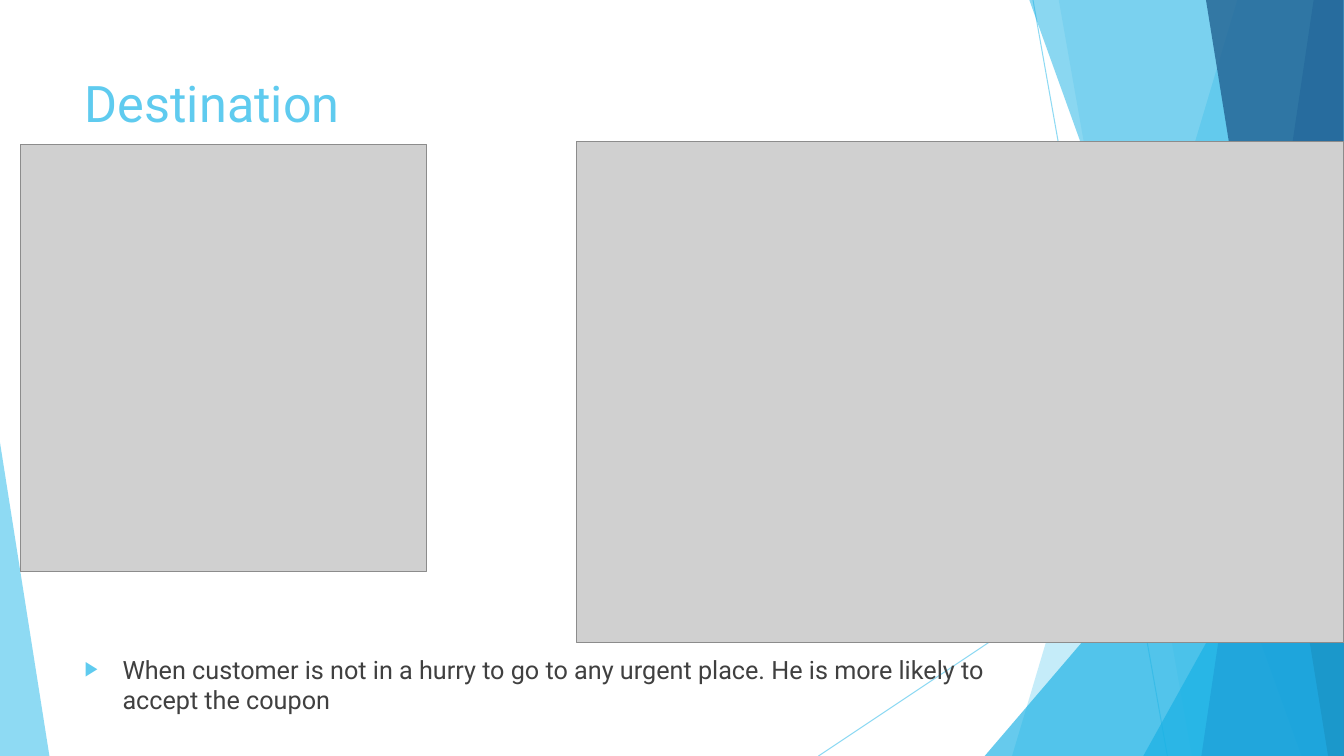
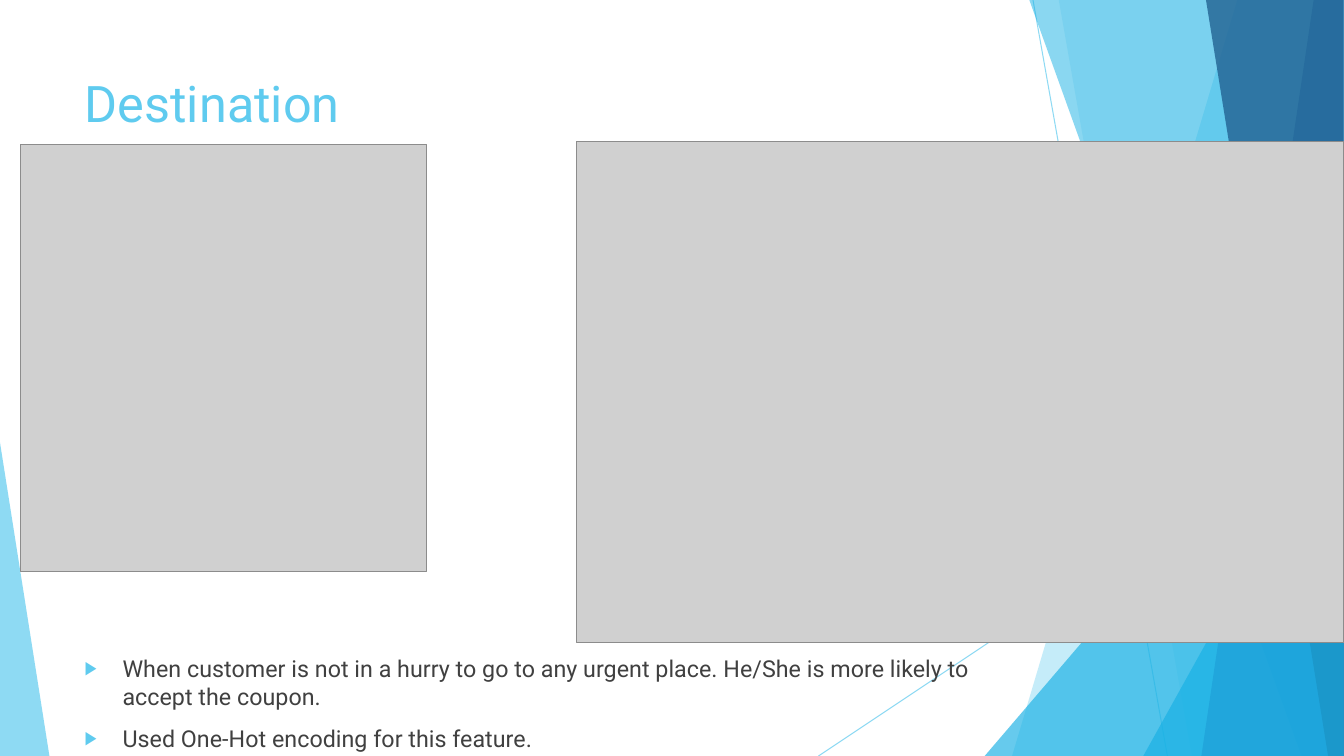
Before and after one commit to meghrajkonduskar/In-Drive-Coupon-Recommendation-Project, a slide deck: slide 6 of In Drive Coupon Recommendation.pptx. Drawn at 1344x756 pixels with LibreOffice and Linux fonts; fonts in the diff are those of the drawing; grey boxes stand for pictures. Boxes give left, top, right and bottom in pixels: in the first picture for what was removed or moved away, otherwise in the second. Text is boxed around its words. In the diff, an @@ line names an element or a change of style, - is before the commit and + after.

```diff
--- a/In Drive Coupon Recommendation.pptx
+++ b/In Drive Coupon Recommendation.pptx
@@ text at [123,656,969,752]: text changed; size 18 to 16.6 pt @@
-▶ When customer is not in a hurry to go to any urgent place. He is more likely to accept the coupon
+▶ When customer is not in a hurry to go to any urgent place. He/She is more likely to accept the coupon.
+▶ Used One-Hot encoding for this feature.
```
Also in this commit, not shown: 5 other slides changed, 20 slides added, 1 slide removed, 28 other files.
